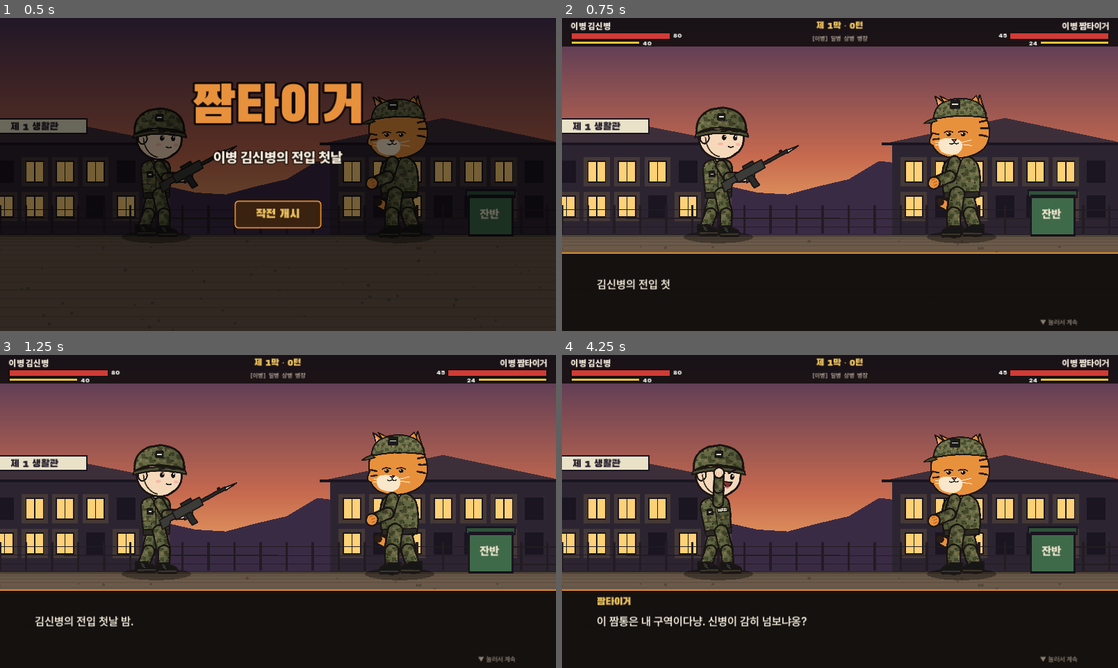
Above: before the commit, frames 1-4 (two rows, left to right).
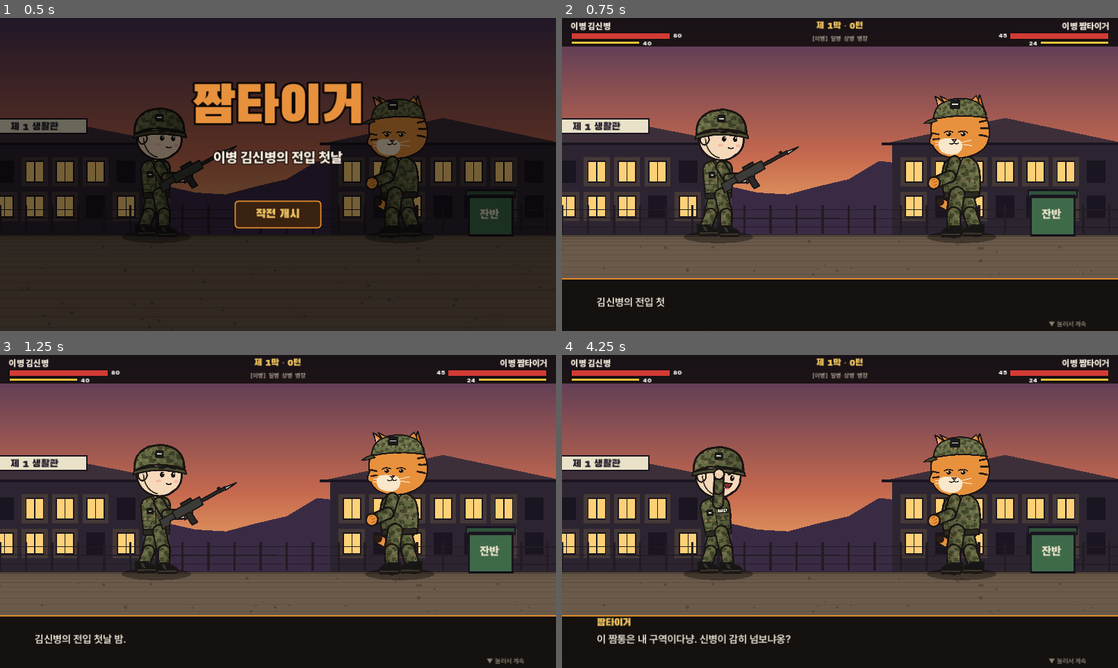
Above: after the commit, the same moments.

Repository: jihwan-ship/moon
Game: Godot game, scene res://scenes/battle.tscn
Same seed, same stepped clock (60 frames per second), same inputs: the game is played once before the commit and once after it.
Inputs (mouse positions are in pixels of both pictures, inside the frame that each line leads up to):
- Up to frame 1 (0.5 s): no input
- Up to frame 2 (0.75 s): click "작전 개시" at 0.5 s
- Up to frame 3 (1.25 s): no input
- Up to frame 4 (4.25 s): move the mouse to (962, 495) at 1.27 s; click (962, 495) at 1.42 s; move the mouse to (728, 527) at 2.02 s; click (728, 527) at 2.17 s; move the mouse to (895, 442) at 2.77 s; click (895, 442) at 2.92 s; move the mouse to (812, 574) at 3.52 s; click (812, 574) at 3.67 s

Frame 1 is identical in both runs. In frame 2, 10% of the frame differs, in the area x 0-100%, y 28-99%; in frame 3, 9.7%; in frame 4, 11%.

Commit message:
Add Roland mode, lower dialogue box and hand
The title screen offers a Roland mode when local pose images exist in
game/art/roland (extracted from the original game, kept out of git).
SpritePuppet shows those poses through the same interface as the
jointed puppet, with its own intro dialogue. The dialogue box is
shorter and sits lower, and hand cards sit lower and rise on hover so
they no longer cover the characters.

Co-Authored-By: Claude Opus 5.5 <noreply@anthropic.com>
Claude-Session: https://claude.ai/code/session_01X3dHShmWQUemsGhDTnXSyi

Diff:
--- a/game/scripts/battle.gd
+++ b/game/scripts/battle.gd
@@ -49,6 +49,7 @@
 var toast: Label
 
 signal dialog_next
+signal mode_chosen(mode: String)
 
 
 # ---------------------------------------------------------------- 준비
@@ -95,22 +96,32 @@
 		sh.z_index = 5
 		world.add_child(sh)
 		shadow[who] = sh
-		var p := Puppet.new()
-		p.z_index = 10
-		world.add_child(p)
-		p.setup(who)
-		p.position = Vector2(HOME[who], GROUND)
-		p.scale = Vector2(SCALE[who] * (1 if who == "s" else -1), SCALE[who])
-		pup[who] = p
+		_make_puppet(who, false)
 	fxl = Node2D.new()
 	fxl.z_index = 30
 	world.add_child(fxl)
+
+
+## 캐릭터를 만든다. 롤랑 모드면 신병 대신 롤랑 자세 그림을 쓴다
+func _make_puppet(who: String, roland: bool) -> void:
+	if pup.has(who):
+		pup[who].queue_free()
+	var p: Node2D = SpritePuppet.new() if roland else Puppet.new()
+	p.z_index = 10
+	world.add_child(p)
+	p.setup(who)
+	p.position = Vector2(HOME[who], GROUND)
+	if roland:
+		p.scale = Vector2.ONE
+	else:
+		p.scale = Vector2(SCALE[who] * (1 if who == "s" else -1), SCALE[who])
+	pup[who] = p
 	# 숨쉬기
-	for who in ["s", "t"]:
-		var tw := create_tween().set_loops()
-		var b: Node2D = pup[who].body_root
-		tw.tween_property(b, "scale:y", 1.018, 0.9 + (0.2 if who == "t" else 0.0)).set_trans(Tween.TRANS_SINE)
-		tw.tween_property(b, "scale:y", 1.0, 0.9 + (0.2 if who == "t" else 0.0)).set_trans(Tween.TRANS_SINE)
+	var tw := p.create_tween().set_loops()
+	var b: Node2D = p.body_root
+	var d := 0.9 + (0.2 if who == "t" else 0.0)
+	tw.tween_property(b, "scale:y", 1.018, d).set_trans(Tween.TRANS_SINE)
+	tw.tween_property(b, "scale:y", 1.0, d).set_trans(Tween.TRANS_SINE)
 
 
 func _label(text: String, size_: int, col := Color("f3eadb"), font: Font = null, outline := 0) -> Label:
@@ -182,7 +193,8 @@
 	top.mouse_filter = Control.MOUSE_FILTER_IGNORE
 	root.add_child(top)
 	hud["top"] = top
-	var sname := _label("이병 " + Cfg.PLAYER_NAME, 20, Color("f3eadb"), fb)
+	var sname := _label(Cfg.player_title(), 20, Color("f3eadb"), fb)
+	hud["s_name"] = sname
 	sname.position = Vector2(20, 6)
 	top.add_child(sname)
 	hud["s_hp"] = _bar(top, Vector2(20, 34), 230, Color("d23b35"))
@@ -231,7 +243,7 @@
 	root.add_child(lines)
 	# 손패
 	hand_box = Control.new()
-	hand_box.position = Vector2(0, 512)
+	hand_box.position = Vector2(0, 580)
 	hand_box.size = Vector2(1280, 208)
 	hand_box.mouse_filter = Control.MOUSE_FILTER_IGNORE
 	root.add_child(hand_box)
@@ -329,20 +341,20 @@
 	dsb.border_color = Color("e08a2c")
 	dsb.border_width_top = 3
 	dpanel.add_theme_stylebox_override("panel", dsb)
-	dpanel.position = Vector2(0, 540)
-	dpanel.size = Vector2(1280, 180)
+	dpanel.position = Vector2(0, 598)
+	dpanel.size = Vector2(1280, 122)
 	dpanel.mouse_filter = Control.MOUSE_FILTER_IGNORE
 	dialog.add_child(dpanel)
 	dialog_name = _label("", 24, Color("e6bd5c"), ft)
-	dialog_name.position = Vector2(80, 556)
+	dialog_name.position = Vector2(80, 604)
 	dialog.add_child(dialog_name)
-	dialog_text = _label("", 26, Color("f3eadb"), fr)
-	dialog_text.position = Vector2(80, 596)
-	dialog_text.size = Vector2(1120, 100)
+	dialog_text = _label("", 24, Color("f3eadb"), fr)
+	dialog_text.position = Vector2(80, 638)
+	dialog_text.size = Vector2(1000, 76)
 	dialog_text.autowrap_mode = TextServer.AUTOWRAP_WORD_SMART
 	dialog.add_child(dialog_text)
 	var hint := _label("▼ 눌러서 계속", 15, Color("8a7f70"))
-	hint.position = Vector2(1100, 690)
+	hint.position = Vector2(1120, 694)
 	dialog.add_child(hint)
 	dialog.gui_input.connect(func(e):
 		if e is InputEventMouseButton and e.pressed:
@@ -452,19 +464,32 @@
 	sub.size = Vector2(1280, 40)
 	sub.horizontal_alignment = HORIZONTAL_ALIGNMENT_CENTER
 	overlay.add_child(sub)
-	var b := _button("작전 개시", Vector2(540, 420))
+	var roland_ok := SpritePuppet.available()
+	var b := _button("작전 개시", Vector2(540 - (120 if roland_ok else 0), 420))
 	overlay.add_child(b)
+	b.pressed.connect(func(): mode_chosen.emit("soldier"))
+	if roland_ok:
+		var rb := _button("롤랑 모드", Vector2(660, 420))
+		overlay.add_child(rb)
+		rb.pressed.connect(func(): mode_chosen.emit("roland"))
 	var tw := create_tween().set_loops()
 	tw.tween_property(t, "position:y", 140.0, 1.2).set_trans(Tween.TRANS_SINE)
 	tw.tween_property(t, "position:y", 150.0, 1.2).set_trans(Tween.TRANS_SINE)
-	await b.pressed
+	var mode: String = await mode_chosen
 	tw.kill()
 	Sfx.play("click")
+	_set_mode(mode)
 	Sfx.play_bgm("bgm")
 	overlay.visible = false
 	_new_game()
-	await _dialogue(GameData.INTRO)
+	await _dialogue(GameData.INTRO_ROLAND if mode == "roland" else GameData.INTRO)
 	_start_turn()
+
+
+func _set_mode(mode: String) -> void:
+	Cfg.mode = mode
+	_make_puppet("s", mode == "roland")
+	(hud["s_name"] as Label).text = Cfg.player_title()
 
 
 func _button(text: String, pos: Vector2) -> Button:
@@ -493,7 +518,7 @@
 	_set_planning_ui(false)
 	for ln in lines_:
 		var who: String = ln[0]
-		dialog_name.text = {"s": "이병 " + Cfg.PLAYER_NAME, "t": "짬타이거", "": ""}[who]
+		dialog_name.text = {"s": Cfg.player_title(), "t": "짬타이거", "": ""}[who]
 		dialog_text.text = Cfg.fmt(ln[1])
 		dialog_text.visible_ratio = 0
 		var tw := create_tween()
@@ -690,6 +715,7 @@
 		cv.no_evade = P["status"].has("duck")
 		cv.bonus = 2 if P["status"].has("song") else 0
 		cv.position = Vector2(x0 + i * step, 8 + absf(i - (n - 1) / 2.0) * 4)
+		cv.base_y = cv.position.y
 		cv.rotation = deg_to_rad((i - (n - 1) / 2.0) * 2.5)
 		cv.disabled = cards[id_]["cost"] > avail or slots.find("") < 0
 		cv.pressed.connect(_on_hand.bind(i))
@@ -1137,7 +1163,7 @@
 
 ## 준비 동작부터 맞는 순간까지 재생한다. 맞는 순간에 돌아온다.
 func _strike(who: String, side: Dictionary, dd: Dictionary) -> void:
-	var p: Puppet = pup[who]
+	var p = pup[who]
 	var anim: String = side["def"].get("anim", "")
 	if anim == "":
 		anim = "claw" if who == "t" else ("stab" if dd["t"] == "pierce" else "butt")
@@ -1430,7 +1456,7 @@
 	await _dialogue(GameData.ENDING)
 	pup["s"].pose("victory", 0.3)
 	Sfx.play("victory")
-	await _result_screen("전역까지 화이팅!", "이병 %s\n%s" % [Cfg.PLAYER_NAME, Cfg.ENDING_MESSAGE], Color("e6bd5c"), false)
+	await _result_screen("전역까지 화이팅!", "%s\n%s" % [Cfg.player_title(), Cfg.ENDING_MESSAGE], Color("e6bd5c"), false)
 
 
 func _defeat() -> void:
@@ -1449,6 +1475,9 @@
 
 ## test=플랜: 배치 화면 / test=fight: 자동으로 몇 턴 진행
 func _run_test() -> void:
+	if test_mode.begins_with("roland"):
+		_set_mode("roland")
+		test_mode = test_mode.substr(6) if test_mode.length() > 6 else "plan"
 	_new_game()
 	_start_turn()
 	if test_mode == "plan":
--- a/game/scripts/card_view.gd
+++ b/game/scripts/card_view.gd
@@ -20,6 +20,8 @@
 var no_evade := false
 var bonus := 0
 var hovered := false
+var base_y := NAN  # 손패에서의 원래 높이. 마우스를 올리면 위로 올라온다
+var _hover_tw: Tween
 var icon: Texture2D
 const FONT_R := preload("res://fonts/Pretendard-SemiBold.ttf")
 const FONT_B := preload("res://fonts/Pretendard-Black.ttf")
@@ -69,10 +71,23 @@
 func _notification(what: int) -> void:
 	if what == NOTIFICATION_MOUSE_ENTER:
 		hovered = true
+		_lift(true)
 		queue_redraw()
 	elif what == NOTIFICATION_MOUSE_EXIT:
 		hovered = false
+		_lift(false)
 		queue_redraw()
+
+
+func _lift(up: bool) -> void:
+	if mini or is_nan(base_y):
+		return
+	if _hover_tw:
+		_hover_tw.kill()
+	z_index = 5 if up else 0
+	_hover_tw = create_tween().set_parallel(true).set_trans(Tween.TRANS_QUAD).set_ease(Tween.EASE_OUT)
+	_hover_tw.tween_property(self, "position:y", base_y - (72.0 if up else 0.0), 0.12)
+	_hover_tw.tween_property(self, "scale", Vector2.ONE * (1.08 if up else 1.0), 0.12)
 
 
 func _font(bold := false) -> Font:
@@ -112,7 +127,7 @@
 func _draw() -> void:
 	var col := type_color(def, enemy)
 	var rect := Rect2(Vector2.ZERO, size)
-	var lift := -10.0 if hovered and not mini and not disabled else 0.0
+	var lift := 0.0
 	rect.position.y += lift
 	# 판
 	var sb := StyleBoxFlat.new()
--- a/game/scripts/config.gd
+++ b/game/scripts/config.gd
@@ -5,5 +5,17 @@
 const ENDING_MESSAGE := "군 생활 건강하게!\n짬타이거가 지켜보고 있다냥."
 
 
+# "soldier" = 이병 김신병, "roland" = 롤랑 모드
+var mode := "soldier"
+
+
+func player_name() -> String:
+	return "롤랑" if mode == "roland" else PLAYER_NAME
+
+
+func player_title() -> String:
+	return "검은 침묵 롤랑" if mode == "roland" else "이병 " + PLAYER_NAME
+
+
 func fmt(s: String) -> String:
-	return s.replace("{name}", PLAYER_NAME)
+	return s.replace("{name}", player_name())
--- a/game/scripts/data.gd
+++ b/game/scripts/data.gd
@@ -82,6 +82,16 @@
 	["t", "그럼 실력으로 증명해 봐라냥!"],
 ]
 
+const INTRO_ROLAND := [
+	["", "어느 부대 취사장 뒤, 해가 지는 시간."],
+	["", "짬통 앞에 검은 정장 차림의 남자가 서 있다."],
+	["t", "이병! 짬! 타이거! 냥!"],
+	["t", "넌 뭐냐옹? 신병치고는 옷이 이상하다냥."],
+	["s", "...고양이가 군복을 입고 있네. 도시보다 이상한 곳이군."],
+	["t", "이 짬통은 내 구역이다냥! 썩 꺼져라냥!"],
+	["s", "좋아, 가자."],
+]
+
 const PROMOTE := [
 	["t", "크윽... 이병 시절은 끝났다냥. 이제 일병이다냥!"],
 	["t", "상병 꺾였다냥. 이제부터 진짜다냥!"],
--- /dev/null
+++ b/game/scripts/sprite_puppet.gd
@@ -0,0 +1,83 @@
+class_name SpritePuppet
+extends Node2D
+## 통짜 자세 그림으로 움직이는 캐릭터. Puppet과 같은 이름의 함수를 제공해서 battle.gd가 그대로 쓸 수 있다.
+## 롤랑 모드: art/roland/의 자세 그림(원작에서 조립한 것, 저장소에는 없음)을 쓴다.
+
+const DIR := "res://art/roland/"
+# 이병 포즈 이름 -> 롤랑 자세 그림
+const MAP := {
+	"idle": "idle", "run": "move", "stab_wind": "move", "stab": "thrust", "butt_wind": "slash_ready", "butt": "slash",
+	"aim": "logic_pistols", "recoil": "logic_pistols", "block": "guard", "evade": "evade", "hurt": "hurt",
+	"throw_wind": "slash_ready", "throw": "wheels_smash", "eat": "idle", "cheer": "idle", "down": "hurt", "victory": "idle",
+}
+
+var kind := "r"
+var body_root: Node2D
+var spr: Sprite2D
+var meta: Dictionary = {}
+var cur_pose := ""
+
+
+static func available() -> bool:
+	return ResourceLoader.exists(DIR + "idle.png") and FileAccess.file_exists(DIR + "poses.json")
+
+
+func setup(_kind: String) -> void:
+	var f := FileAccess.open(DIR + "poses.json", FileAccess.READ)
+	meta = JSON.parse_string(f.get_as_text())
+	body_root = Node2D.new()
+	add_child(body_root)
+	spr = Sprite2D.new()
+	spr.centered = false
+	# 원작 그림은 왼쪽을 본다. 뒤집어서 오른쪽을 보게 한다
+	spr.flip_h = true
+	spr.scale = Vector2.ONE * 0.62
+	body_root.add_child(spr)
+	_show("idle")
+
+
+func _show(img: String) -> void:
+	if img == cur_pose:
+		return
+	cur_pose = img
+	spr.texture = load(DIR + img + ".png")
+	var m: Dictionary = meta[img]
+	var foot: Array = m["foot"]
+	# 뒤집었으므로 발 기준점의 x도 반대편에서 잰다
+	spr.offset = Vector2(-(float(m["w"]) - float(foot[0])), -float(foot[1]))
+
+
+func pose(name_: String, dur := 0.18, _trans := Tween.TRANS_QUAD, _ease := Tween.EASE_OUT) -> Tween:
+	var img: String = MAP.get(name_, "idle")
+	var changed := img != cur_pose
+	_show(img)
+	var tw := create_tween()
+	if changed:
+		# 자세가 바뀔 때 살짝 눌렸다 펴지는 느낌
+		body_root.scale = Vector2(1.06, 0.94)
+		tw.tween_property(body_root, "scale", Vector2.ONE, maxf(dur, 0.08)).set_trans(Tween.TRANS_BACK).set_ease(Tween.EASE_OUT)
+	else:
+		tw.tween_interval(0.01)
+	return tw
+
+
+func set_pose(p: Dictionary) -> void:
+	pass
+
+
+func tween_pose(_p: Dictionary, dur := 0.18, _trans := Tween.TRANS_QUAD, _ease := Tween.EASE_OUT) -> Tween:
+	var tw := create_tween()
+	tw.tween_interval(dur)
+	return tw
+
+
+func set_face(_f: String) -> void:
+	pass
+
+
+func set_prop(_p: String, _hand := "F") -> void:
+	pass
+
+
+func set_rank(_n: int) -> void:
+	pass
Not shown, changed: game/export_presets.cfg
Not shown, changed: .gitignore
